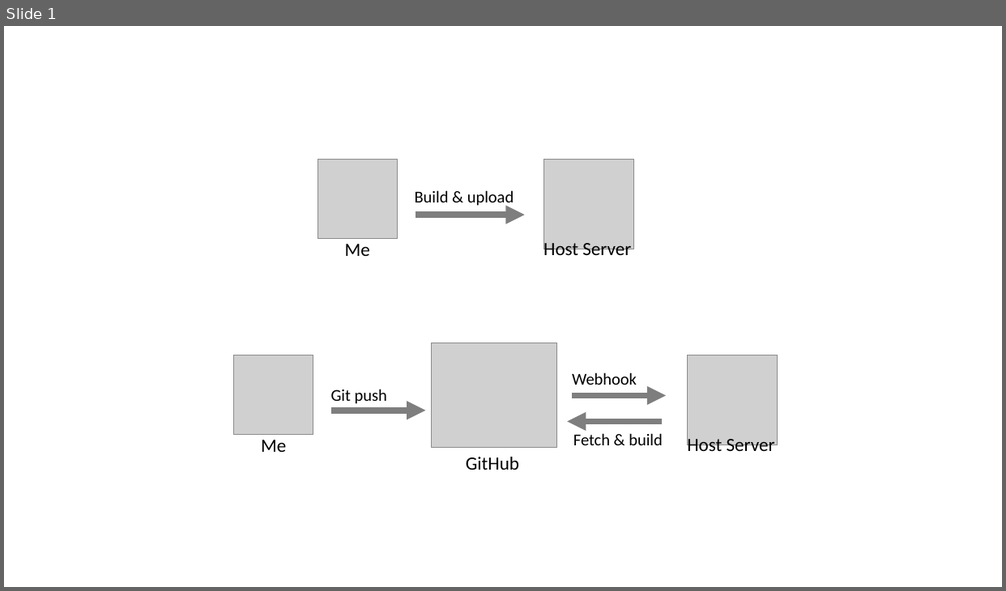
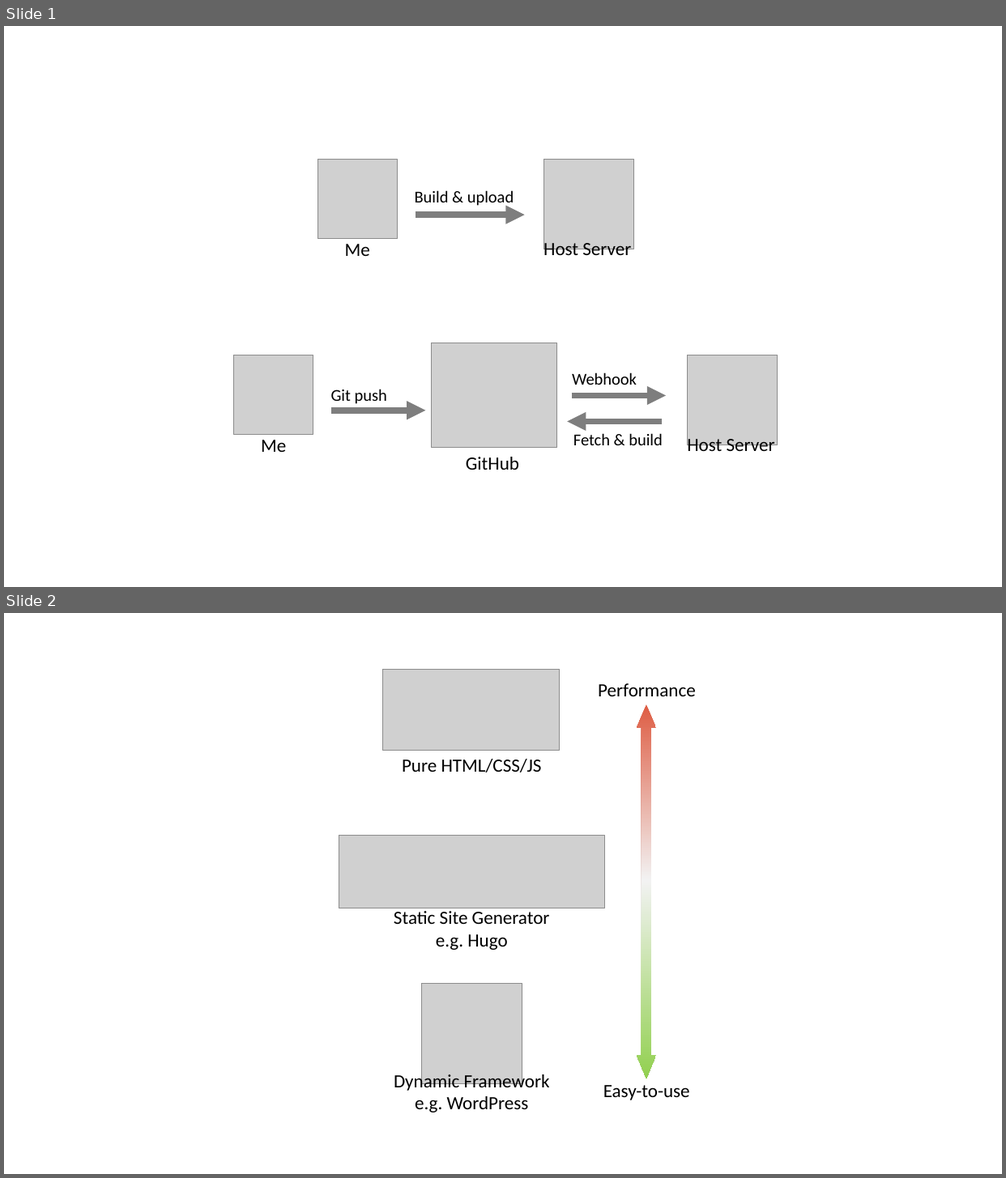
Before and after one commit to yuluyan/LuyanSite, a slide deck: content/posts/hugo-tutorial-2/pics.pptx. Shown one above the other, each under a label of ours: slide 1 before the commit, slides 1 and 2 after it. The pictures are 1006x591 and 1006x1178 pixels, drawn with LibreOffice and Linux fonts; fonts in the diff are those of the drawing; grey boxes stand for pictures. Boxes give left, top, right and bottom in pixels: in the first picture for what was removed or moved away, otherwise in the second. Text is boxed around its words. In the diff, an @@ line names an element or a change of style, - is before the commit and + after.

Commit message:
minor change
[[hugo-options -F]]

```diff
--- a/content/posts/hugo-tutorial-2/pics.pptx
+++ b/content/posts/hugo-tutorial-2/pics.pptx
@@ slide 2 added at [4,613,1002,1174], background #FFFFFF @@
@@ group added at [339,669,696,1113]: 5 texts, 3 pictures, 1 up down arrow @@
+Pure HTML/CSS/JS
+Dynamic Framework
+e.g. WordPress
+Static Site Generator
+e.g. Hugo
+Performance
+Easy-to-use
```
Also in this commit, not shown: 18 other files.
